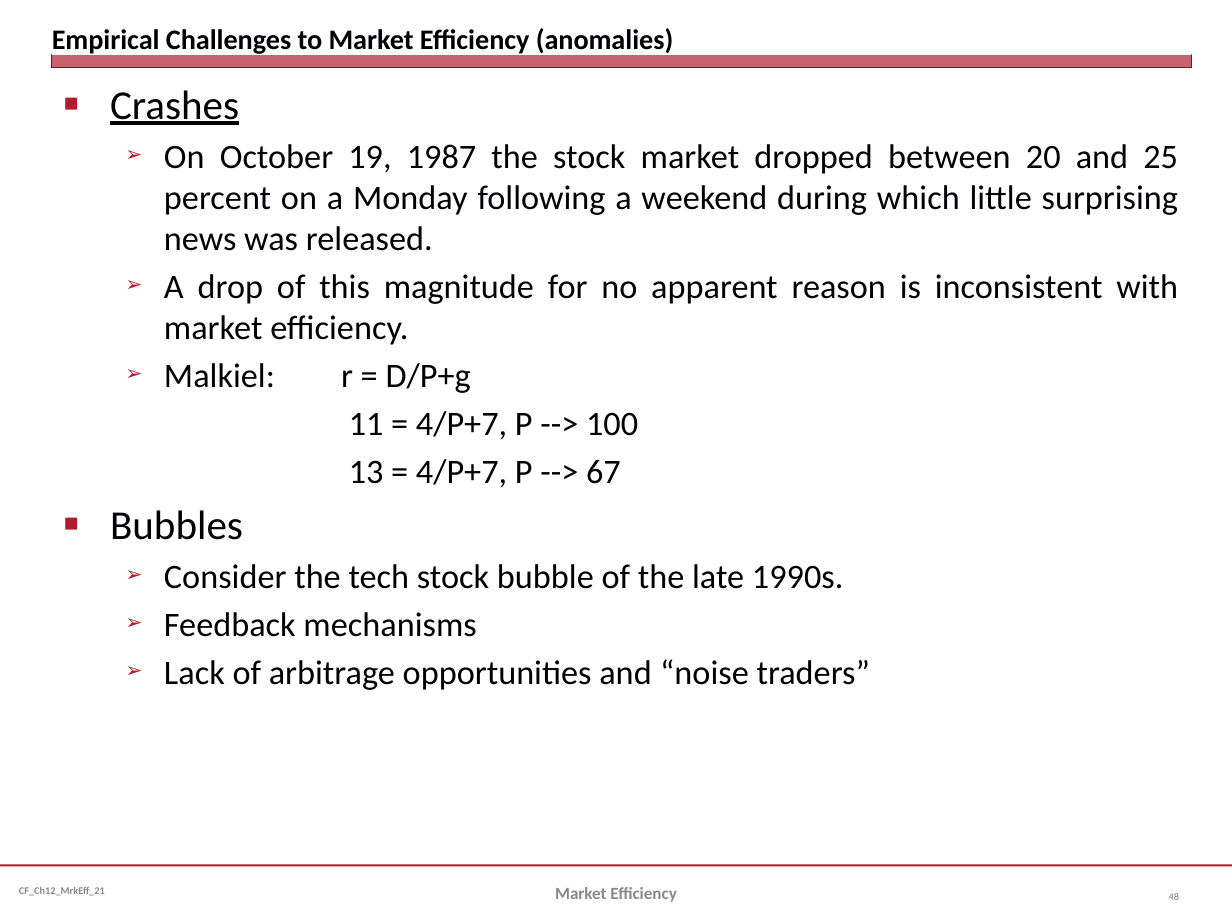
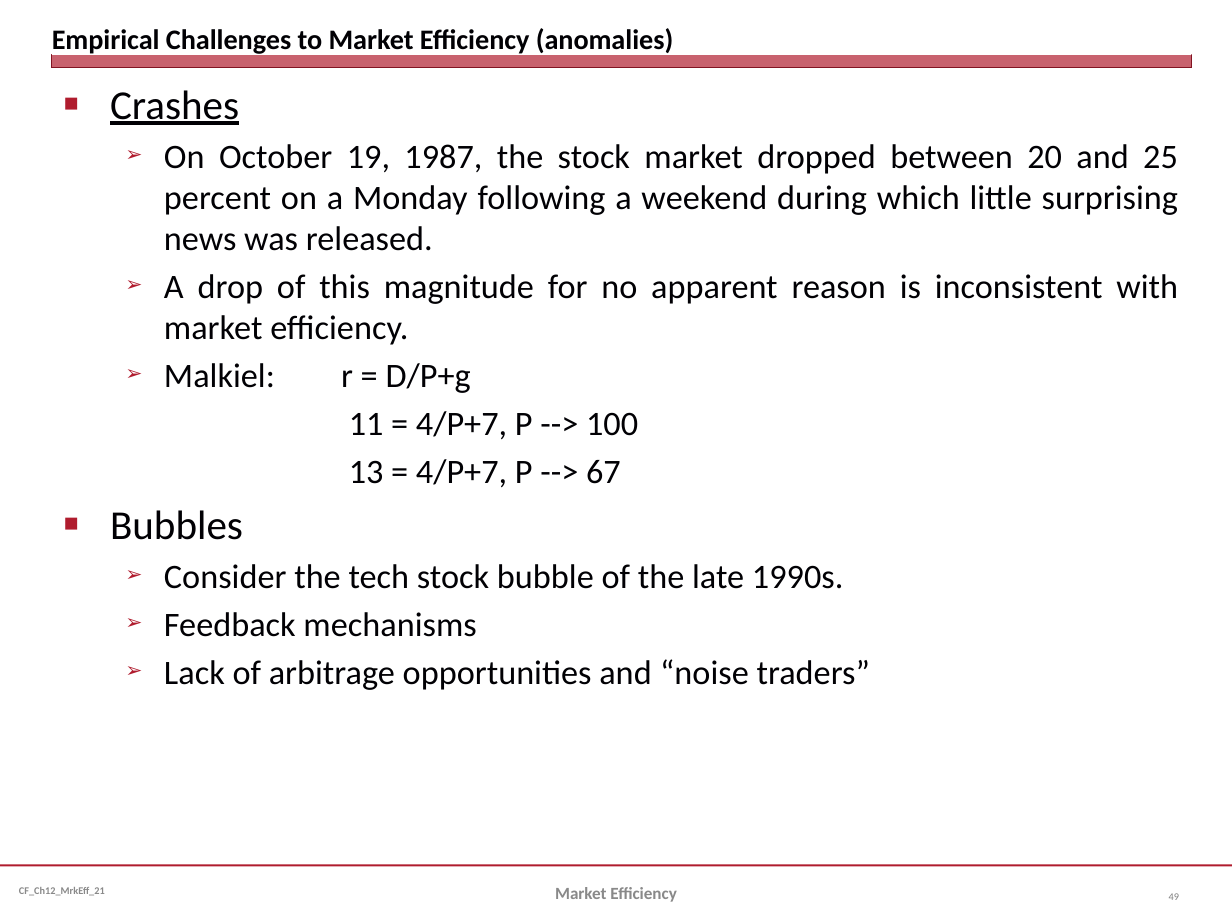
Before and after one commit to jmc877/Corporate-Finance, a slide deck: slide 49 of slides/CF_Ch12_MrkEff_21.pptx (slide 48 before the commit). Drawn at 1232x924 pixels with LibreOffice and Linux fonts; fonts in the diff are those of the drawing. Boxes give left, top, right and bottom in pixels: in the first picture for what was removed or moved away, otherwise in the second. Text is boxed around its words. In the diff, an @@ line names an element or a change of style, - is before the commit and + after.

```diff
--- a/slides/CF_Ch12_MrkEff_21.pptx
+++ b/slides/CF_Ch12_MrkEff_21.pptx
@@ text at (164,144,1178,251): text changed @@
-  ➢ On October 19, 1987 the stock market dropped between 20 and 25 percent on a Monday following a weekend during which little surprising news was released.
+  ➢ On October 19, 1987, the stock market dropped between 20 and 25 percent on a Monday following a weekend during which little surprising news was released.
```
Also in this commit, not shown: 4 other slides changed, 1 slide added, 1 slide removed, 4 other files.
